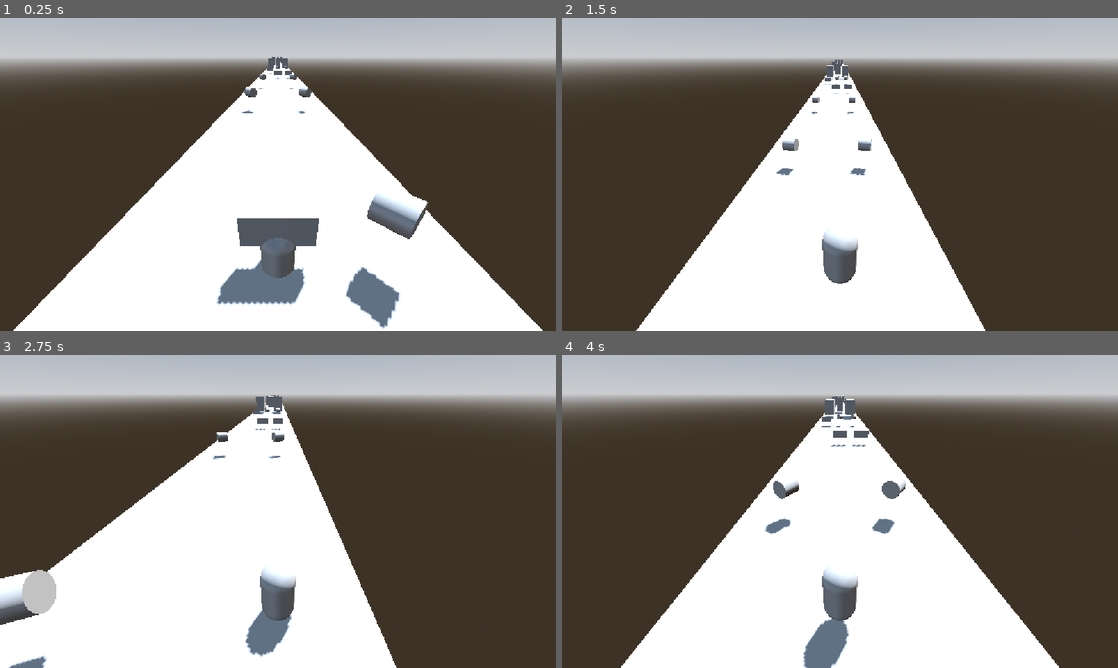
Above: before the commit, frames 1-4 (two rows, left to right).
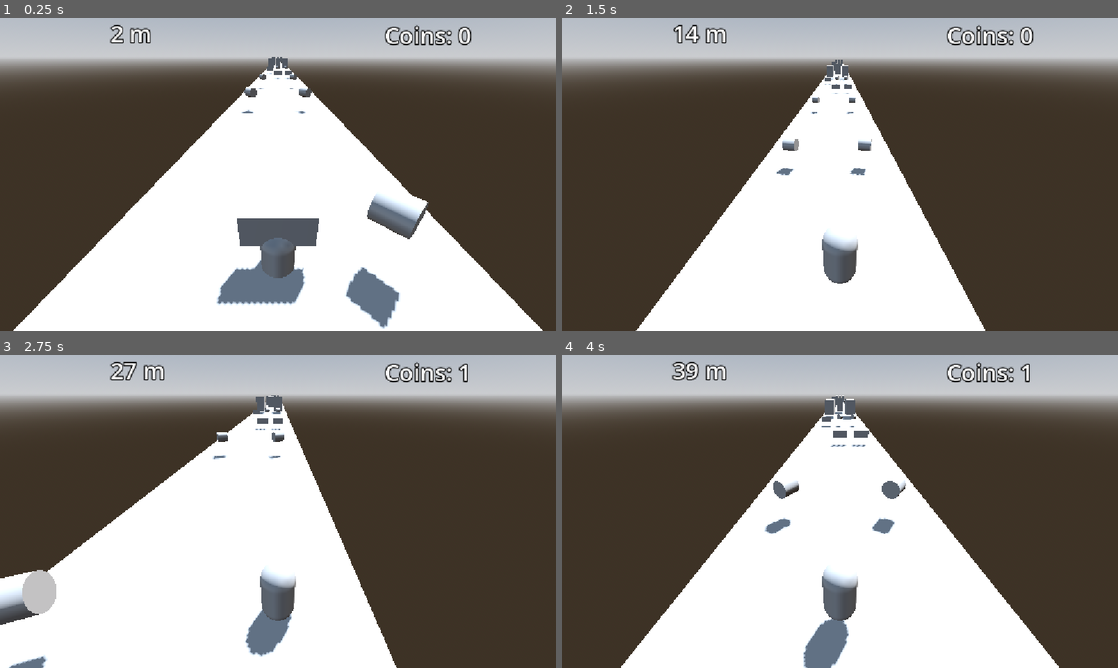
Above: after the commit, the same moments.

Repository: BorjaLia/Runner
Game: Godot game, scene res://scenes/main_game.tscn
The game is run twice, just before and just after one commit, with the same random seed, the same clock (stepped at 60 frames per second) and the same inputs. This scene is started directly instead of the project's main scene.
Inputs:
- Up to frame 1 (0.25 s): no input
- Up to frame 2 (1.5 s): hold Right (move_right) 0.53-1.28 s; tap Down (roll) at 0.6, 1.35 s; tap Up (jump) at 0.77 s; hold Left (move_left) from 1.28 s (still down)
- Up to frame 3 (2.75 s): tap Up (jump) at 1.52 s; release Left (move_left) at 2.03 s; hold Right (move_right) from 2.03 s (still down); tap Down (roll) at 2.1 s
- Up to frame 4 (4 s): tap Down (roll) at 2.85, 3.6 s; tap Up (jump) at 3.02, 3.77 s; release Right (move_right) at 3.53 s; hold Left (move_left) from 3.53 s (still down)

The runs differ from the first frame. In frame 1, 0.8% of the frame differs, in the area x 19-85%, y 2-9%; in frame 2, 0.9%, in the area x 20-85%, y 2-9%; in frame 3, 0.9%; in frame 4, 0.9%.

Commit message:
add coins

Diff:
--- a/coin.gd
+++ b/coin.gd
@@ -10,6 +10,6 @@
 
 func _on_body_entered(body: Node3D) -> void:
 	if "Player" in body.name:
-		Global.score += 1
-		print("Score: ", Global.score)
+		Global.coins += 1
+		print("Coins: ", Global.coins)
 		queue_free()
--- /dev/null
+++ b/scenes/hud.tscn
@@ -0,0 +1,35 @@
+[gd_scene load_steps=3 format=3 uid="uid://bcycrwy12frmi"]
+
+[ext_resource type="Script" uid="uid://ckj0dspl4jo2q" path="res://scripts/hud.gd" id="1_ahhtf"]
+
+[sub_resource type="LabelSettings" id="LabelSettings_toqtt"]
+font_size = 48
+outline_size = 10
+outline_color = Color(0, 0, 0, 1)
+
+[node name="HUD" type="CanvasLayer"]
+script = ExtResource("1_ahhtf")
+
+[node name="DistanceLabel" type="Label" parent="."]
+anchors_preset = -1
+anchor_right = 0.5
+offset_left = 229.0
+offset_top = -2.0
+offset_right = -274.0
+offset_bottom = 65.0
+text = "0m"
+label_settings = SubResource("LabelSettings_toqtt")
+horizontal_alignment = 1
+
+[node name="CoinLabel" type="Label" parent="."]
+anchors_preset = -1
+anchor_left = 0.5
+anchor_right = 1.0
+offset_left = 218.0
+offset_top = 2.0
+offset_right = -171.0
+offset_bottom = 69.0
+grow_horizontal = 0
+text = "COINS:0"
+label_settings = SubResource("LabelSettings_toqtt")
+horizontal_alignment = 1
--- a/scenes/main_game.tscn
+++ b/scenes/main_game.tscn
@@ -1,8 +1,9 @@
-[gd_scene load_steps=7 format=3 uid="uid://1dqu0fq0y7tr"]
+[gd_scene load_steps=8 format=3 uid="uid://1dqu0fq0y7tr"]
 
 [ext_resource type="Script" uid="uid://p7ltkjqv2ia6" path="res://scripts/LevelGenerator.gd" id="1_d2op2"]
 [ext_resource type="PackedScene" uid="uid://cm0jg7fhcv3bn" path="res://scenes/player.tscn" id="1_s3esy"]
 [ext_resource type="PackedScene" uid="uid://dcf6qq4idqdvc" path="res://scenes/track_segment.tscn" id="2_0rdsr"]
+[ext_resource type="PackedScene" uid="uid://bcycrwy12frmi" path="res://scenes/hud.tscn" id="4_0rdsr"]
 
 [sub_resource type="ProceduralSkyMaterial" id="ProceduralSkyMaterial_d2op2"]
 sky_horizon_color = Color(0.66224277, 0.6717428, 0.6867428, 1)
@@ -28,3 +29,5 @@
 shadow_enabled = true
 
 [node name="Player" parent="." instance=ExtResource("1_s3esy")]
+
+[node name="HUD" parent="." instance=ExtResource("4_0rdsr")]
--- a/scenes/obstacle_barrier.tscn
+++ b/scenes/obstacle_barrier.tscn
@@ -6,7 +6,7 @@
 [sub_resource type="BoxShape3D" id="BoxShape3D_kbivc"]
 size = Vector3(2, 1, 0.5)
 
-[node name="ObstacleBarrier" type="StaticBody3D"]
+[node name="ObstacleBarrier" type="StaticBody3D" groups=["obstacle"]]
 
 [node name="MeshInstance3D" type="MeshInstance3D" parent="."]
 transform = Transform3D(1, 0, 0, 0, 1, 0, 0, 0, 1, 0, 0.5, 0)
--- /dev/null
+++ b/scenes/obstacle_high.tscn
@@ -0,0 +1,17 @@
+[gd_scene load_steps=3 format=3 uid="uid://jrbkj2d0iaqt"]
+
+[sub_resource type="BoxMesh" id="BoxMesh_ajuda"]
+size = Vector3(2, 1, 0.5)
+
+[sub_resource type="BoxShape3D" id="BoxShape3D_wm2wg"]
+size = Vector3(2, 1, 0.5)
+
+[node name="ObstacleHigh" type="StaticBody3D" groups=["obstacle"]]
+
+[node name="MeshInstance3D" type="MeshInstance3D" parent="."]
+transform = Transform3D(1, 0, 0, 0, 1, 0, 0, 0, 1, 0, 2, 0)
+mesh = SubResource("BoxMesh_ajuda")
+
+[node name="CollisionShape3D" type="CollisionShape3D" parent="."]
+transform = Transform3D(1, 0, 0, 0, 1, 0, 0, 0, 1, 0, 2, 0)
+shape = SubResource("BoxShape3D_wm2wg")
--- a/scenes/obstacle_train.tscn
+++ b/scenes/obstacle_train.tscn
@@ -6,7 +6,7 @@
 [sub_resource type="BoxShape3D" id="BoxShape3D_d3fbx"]
 size = Vector3(2.5, 4, 10)
 
-[node name="ObstacleTrain" type="StaticBody3D"]
+[node name="ObstacleTrain" type="StaticBody3D" groups=["obstacle"]]
 
 [node name="MeshInstance3D" type="MeshInstance3D" parent="."]
 transform = Transform3D(1, 0, 0, 0, 1, 0, 0, 0, 1, 0, 2, 0)
--- a/scenes/player.tscn
+++ b/scenes/player.tscn
@@ -1,16 +1,24 @@
-[gd_scene load_steps=4 format=3 uid="uid://cm0jg7fhcv3bn"]
+[gd_scene load_steps=5 format=3 uid="uid://cm0jg7fhcv3bn"]
 
 [ext_resource type="Script" uid="uid://2kpec8ykx11u" path="res://scripts/playerController.gd" id="1_3vyb7"]
 
 [sub_resource type="CapsuleShape3D" id="CapsuleShape3D_u8vuu"]
+
+[sub_resource type="CapsuleShape3D" id="CapsuleShape3D_3vyb7"]
+height = 1.0
 
 [sub_resource type="CapsuleMesh" id="CapsuleMesh_3vyb7"]
 
 [node name="Player" type="CharacterBody3D"]
 script = ExtResource("1_3vyb7")
 
-[node name="CollisionShape3D" type="CollisionShape3D" parent="."]
+[node name="CollisionStand" type="CollisionShape3D" parent="."]
 shape = SubResource("CapsuleShape3D_u8vuu")
+
+[node name="CollisionRoll" type="CollisionShape3D" parent="."]
+transform = Transform3D(1, 0, 0, 0, 1, 0, 0, 0, 1, 0, -0.5, 0)
+shape = SubResource("CapsuleShape3D_3vyb7")
+disabled = true
 
 [node name="Visuals" type="Node3D" parent="."]
 
--- a/scripts/Global.gd
+++ b/scripts/Global.gd
@@ -3,15 +3,15 @@
 const LANE_WIDTH: float = 3.0
 
 var speed: float = 10.0
-
 var initial_speed: float = 10.0
 
 var score: int = 0
 
-var high_score: int = 0
+var coins: int = 0
 
 func reset_game():
 	score = 0
+	coins = 0
 	speed = initial_speed
 
 func increase_speed(amount: float = 0.5):
--- /dev/null
+++ b/scripts/hud.gd
@@ -0,0 +1,8 @@
+extends CanvasLayer
+
+@onready var distance_label: Label = $DistanceLabel
+@onready var coin_label: Label = $CoinLabel
+
+func _process(delta: float) -> void:
+	distance_label.text = str(Global.score) + " m"
+	coin_label.text = "Coins: " + str(Global.coins)
--- a/scripts/playerController.gd
+++ b/scripts/playerController.gd
@@ -6,6 +6,9 @@
 
 var current_lane: int = 0
 var target_x: float = 0.0
+var is_dead: bool = false
+
+var score_accumulator: float = 0.0
 
 func _physics_process(delta: float) -> void:
 	if not is_on_floor():
@@ -20,6 +23,20 @@
 
 	move_and_slide()
 
+	if not is_dead:
+		score_accumulator += Global.speed * delta
+		Global.score = int(score_accumulator)
+
+	for i in range(get_slide_collision_count()):
+		var collision = get_slide_collision(i)
+		var collider = collision.get_collider()
+
+		if collider.is_in_group("obstacle"):
+			var normal = collision.get_normal()
+
+			if normal.z > 0.5:
+				game_over()
+
 func _handle_input() -> void:
 	if Input.is_action_just_pressed("move_left"):
 		change_lane(-1)
@@ -29,12 +46,15 @@
 	if Input.is_action_just_pressed("jump") and is_on_floor():
 		velocity.y = jump_force
 
-	if Input.is_action_just_pressed("roll") and is_on_floor():
-		print("Rolling!")
-
 func change_lane(direction: int) -> void:
 	current_lane += direction
+	current_lane = clamp(current_lane, -1, 1)
+	target_x = current_lane * Global.LANE_WIDTH
 
-	current_lane = clamp(current_lane, -1, 1)
-
-	target_x = current_lane * Global.LANE_WIDTH
+func game_over() -> void:
+	if is_dead:
+		return
+	is_dead = true
+	print("CRASH! Distance: ", Global.score, " Coins: ", Global.coins)
+	Global.reset_game()
+	get_tree().reload_current_scene()
Not shown, added: scripts/hud.gd.uid
